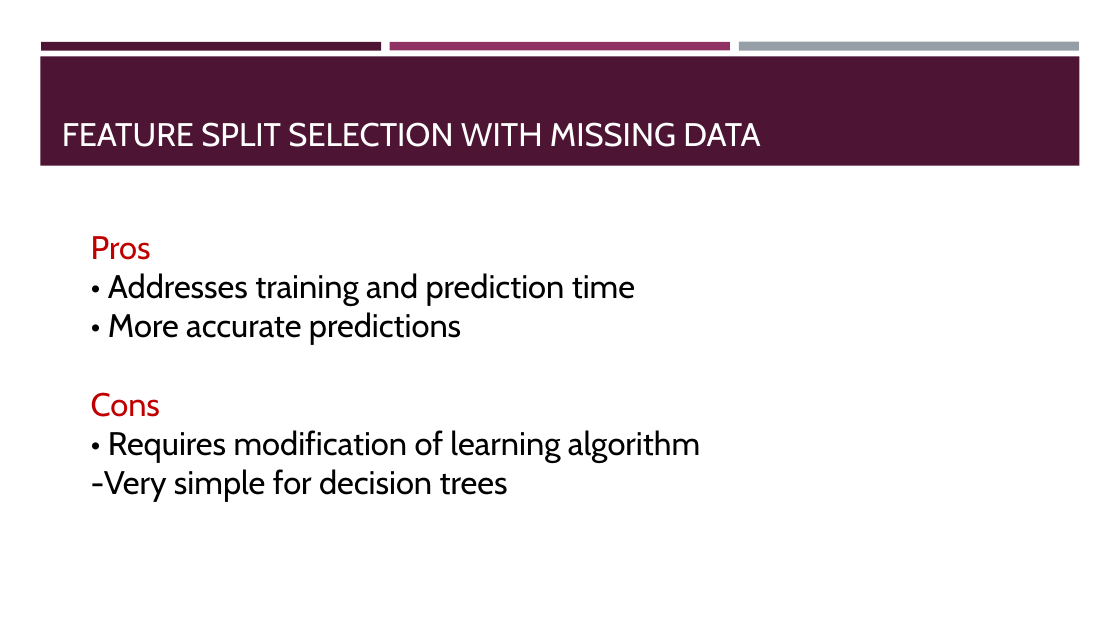
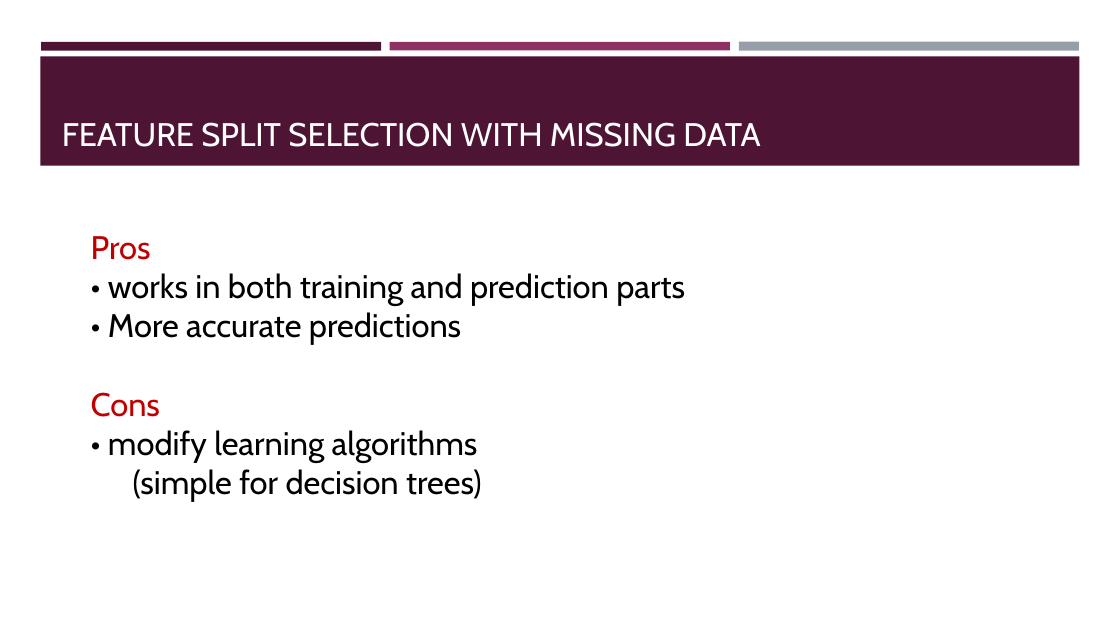
Before and after one commit to BeiyuLinCS/beiyulin.github.io, a slide deck: slide 26 of teach/spring_21/behavior_modeling/week5.pptx. Drawn at 1120x630 pixels with LibreOffice and Linux fonts; fonts in the diff are those of the drawing. Boxes give left, top, right and bottom in pixels: in the first picture for what was removed or moved away, otherwise in the second. Text is boxed around its words. In the diff, an @@ line names an element or a change of style, - is before the commit and + after.

```diff
--- a/teach/spring_21/behavior_modeling/week5.pptx
+++ b/teach/spring_21/behavior_modeling/week5.pptx
@@ text at (x1=108, y1=273, x2=685, y2=306): text changed @@
-• Addresses training and prediction time
+• works in both training and prediction parts
@@ text at (x1=108, y1=430, x2=482, y2=502): text changed @@
-• Requires modification of learning algorithm
--Very simple for decision trees
+• modify learning algorithms
+(simple for decision trees)
```
Also in this commit, not shown: 10 other slides changed, 11 slides added, 1 slide removed, 11 other files.
